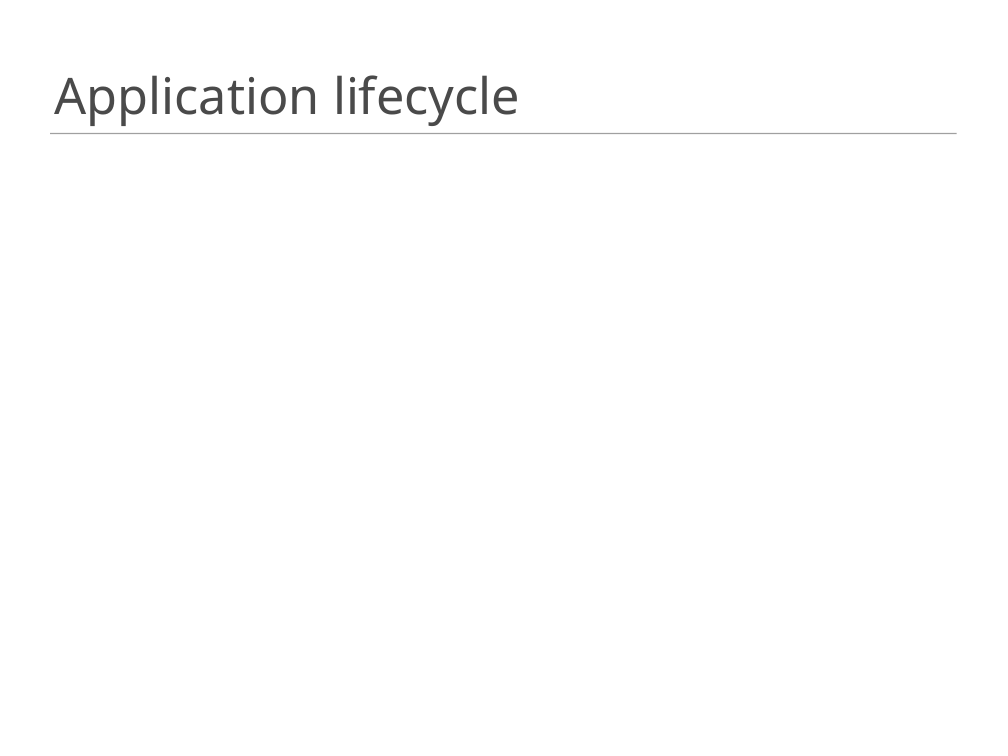
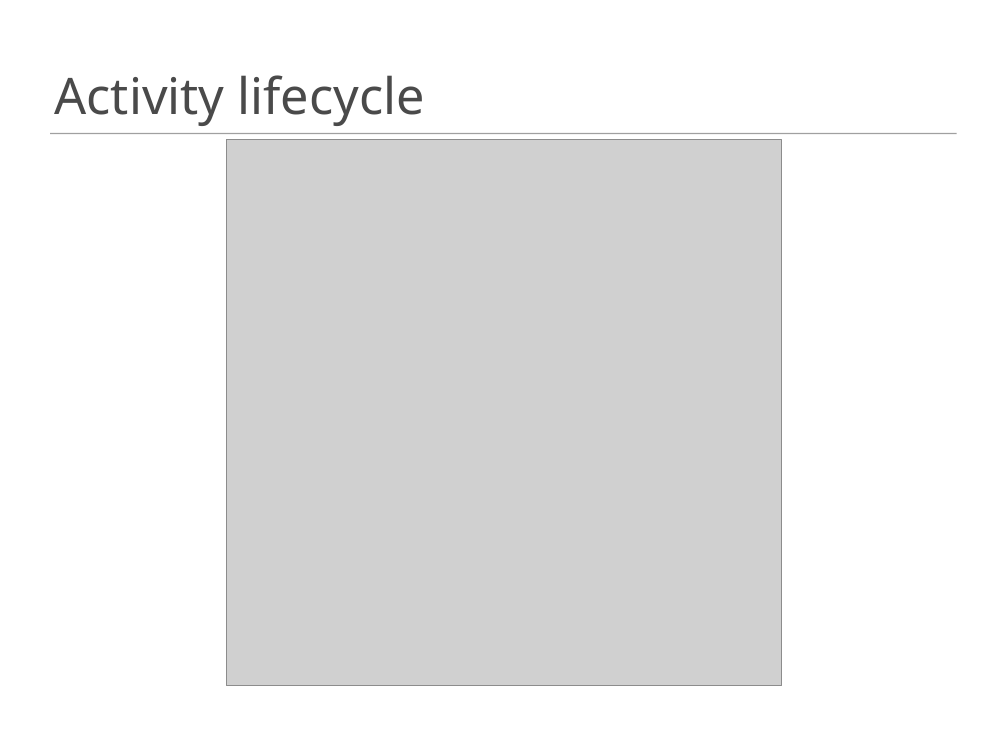
Before and after one commit to FredrikL/ActivitesAndIntentPresentation, a slide deck: slide 4 of Whats the intent with activites.pptx. Drawn at 1008x756 pixels with LibreOffice and Linux fonts; fonts in the diff are those of the drawing; grey boxes stand for pictures; background and template pictures are left out. Boxes give left, top, right and bottom in pixels: in the first picture for what was removed or moved away, otherwise in the second. Text is boxed around its words. In the diff, an @@ line names an element or a change of style, - is before the commit and + after.

Commit message:
Updated presentation

```diff
--- a/Whats the intent with activites.pptx
+++ b/Whats the intent with activites.pptx
@@ title at bbox=[54, 75, 425, 126]: text changed @@
-Application lifecycle
+Activity lifecycle
@@ picture added at bbox=[226, 140, 781, 686] @@
```
Also in this commit, not shown: 2 other slides changed.
